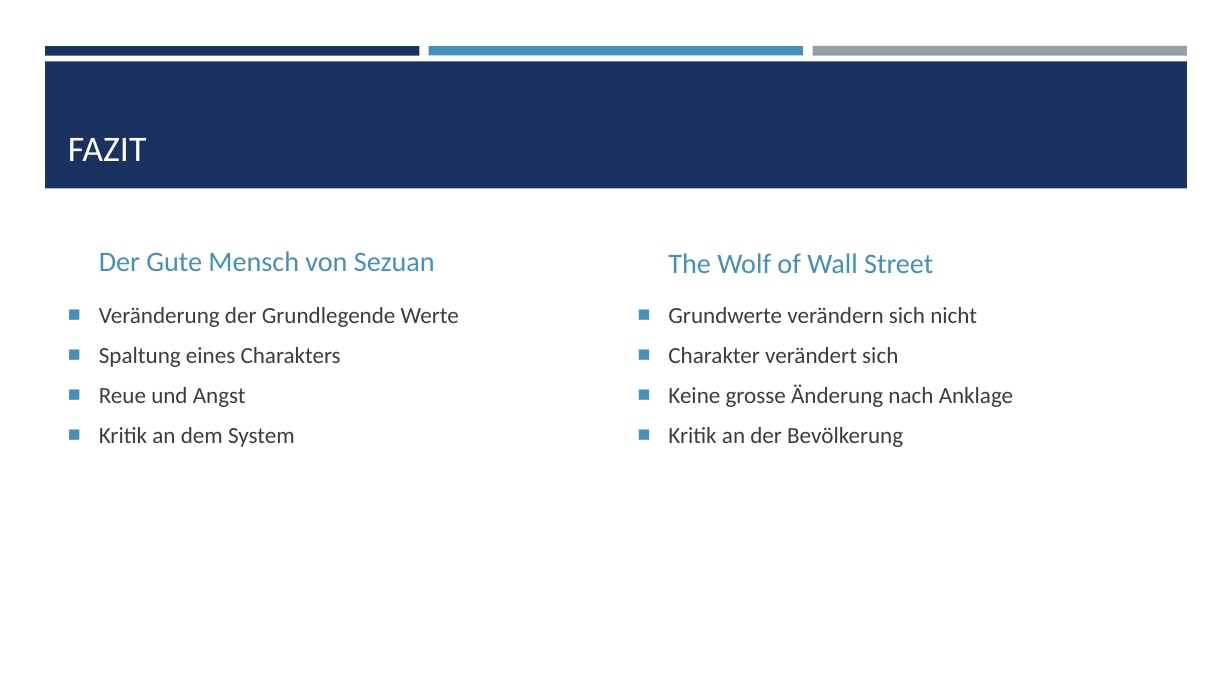
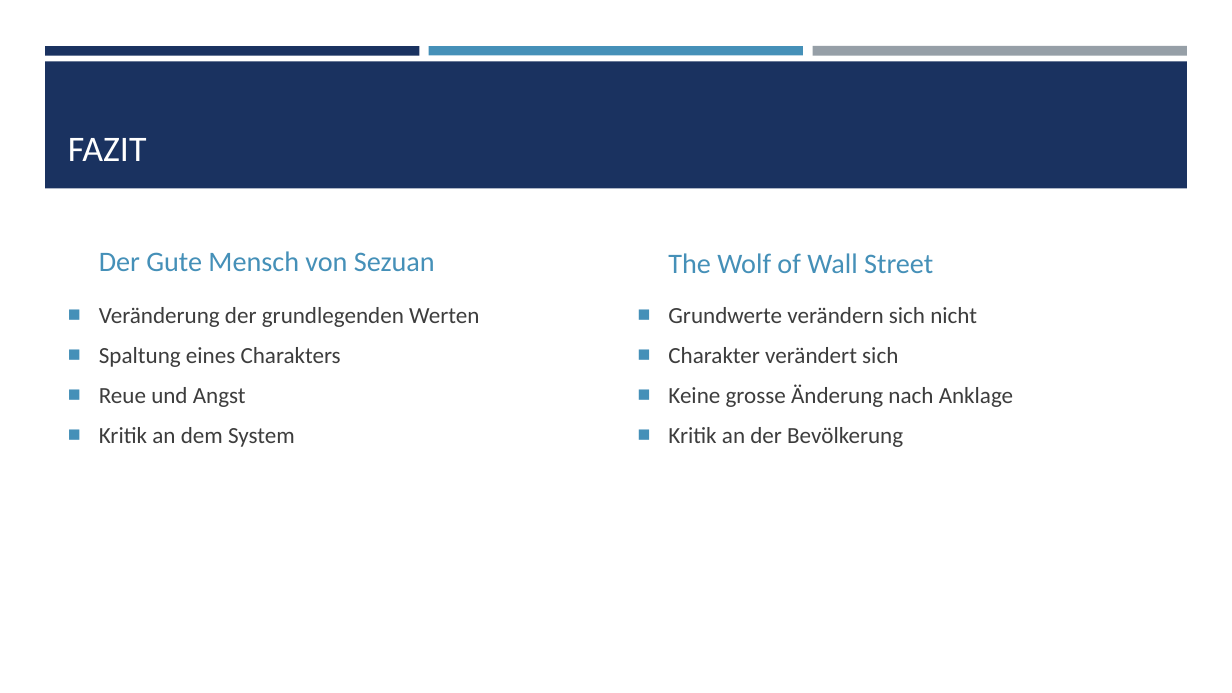
Before and after one commit to AkazeX/Schule, a slide deck: slide 13 of BM/Deutsch/AP/Vortrag/Deutsch AP Vortrag.pptx. Drawn at 1232x693 pixels with LibreOffice and Linux fonts; fonts in the diff are those of the drawing. Boxes give left, top, right and bottom in pixels: in the first picture for what was removed or moved away, otherwise in the second. Text is boxed around its words. In the diff, an @@ line names an element or a change of style, - is before the commit and + after.

```diff
--- a/BM/Deutsch/AP/Vortrag/Deutsch AP Vortrag.pptx
+++ b/BM/Deutsch/AP/Vortrag/Deutsch AP Vortrag.pptx
@@ text at box(99, 307, 479, 327): text changed @@
-■ Veränderung der Grundlegende Werte
+■ Veränderung der grundlegenden Werten
```
Also in this commit, not shown: 1 other slide changed, 1 slide added.
